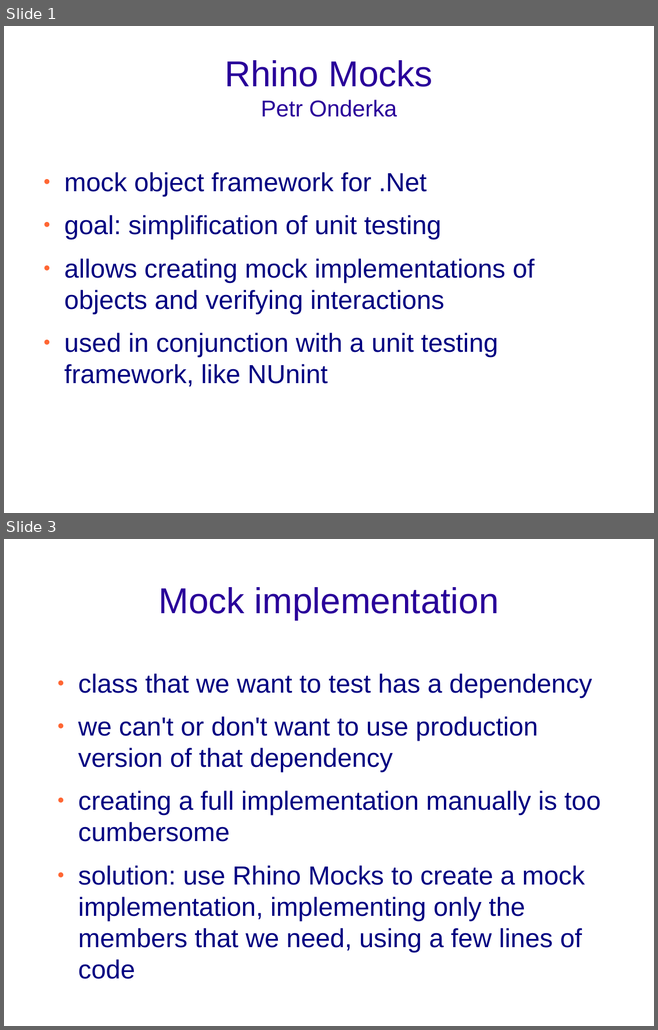
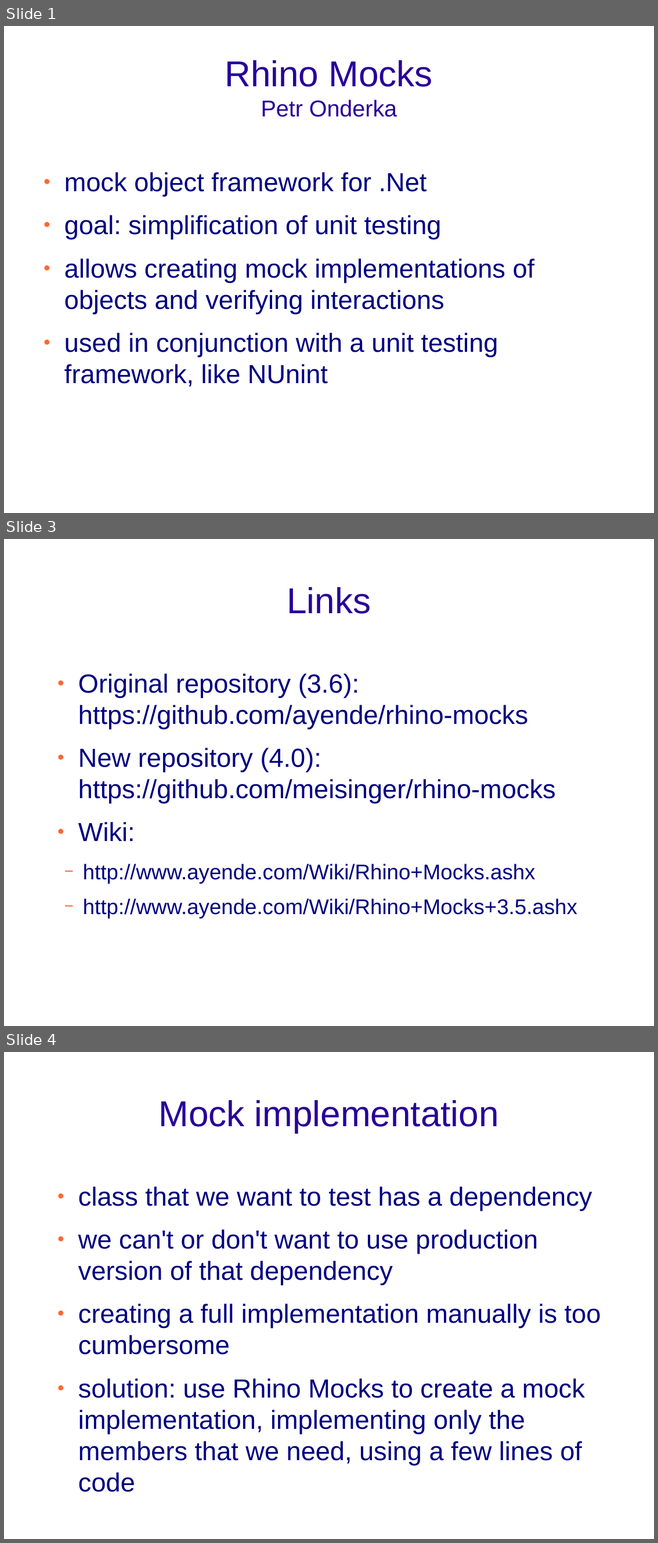
Before and after one commit to svick/Rhino-Mocks-presentation, a slide deck: Rhino Mocks.odp. Shown one above the other, each under a label of ours: slides 1 and 3 before the commit, slides 1, 3 and 4 after it; the slides between them are not shown. The pictures are 658x1030 and 658x1543 pixels, drawn with LibreOffice and Linux fonts; fonts in the diff are those of the drawing; background and template pictures are left out. Boxes give left, top, right and bottom in pixels: in the first picture for what was removed or moved away, otherwise in the second. Text is boxed around its words. In the diff, an @@ line names an element or a change of style, - is before the commit and + after.

```diff
--- a/Rhino Mocks.odp
+++ b/Rhino Mocks.odp
@@ slide 3 added at (4,539,654,1026), background picture (left out) @@
@@ title added at (286,587,371,614), 44 pt, text #280099 @@
+Links
@@ text added at (78,674,577,919), 32 pt, text #000080 @@
+● Original repository (3.6): https://github.com/ayende/rhino-mocks
+● New repository (4.0): https://github.com/meisinger/rhino-mocks
+● Wiki:
+  − http://www.ayende.com/Wiki/Rhino+Mocks.ashx
+  − http://www.ayende.com/Wiki/Rhino+Mocks+3.5.ashx
@@ what was slide 3 is now slide 4 @@
```
Also in this commit, not shown: 4 slides changed, 5 other slides added, 1 other file.
